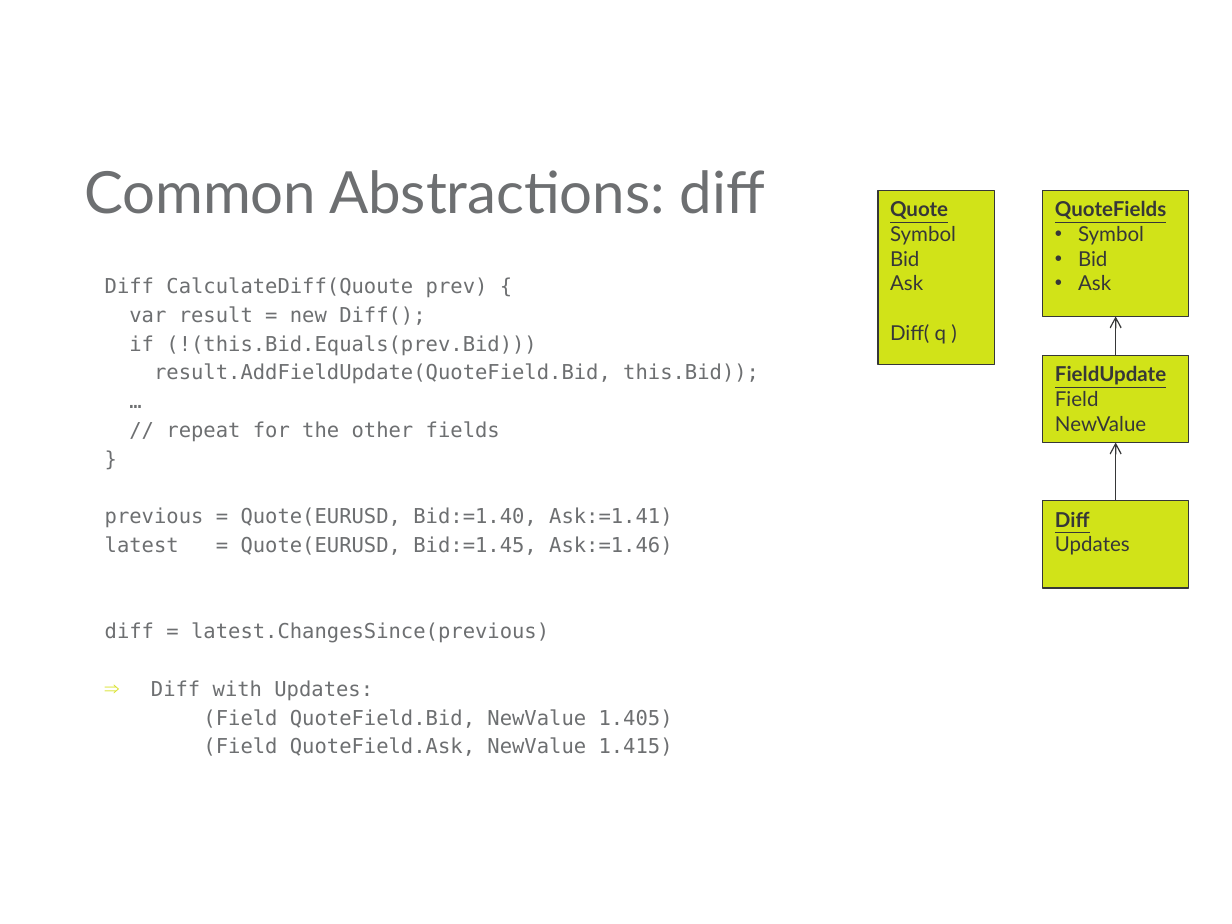
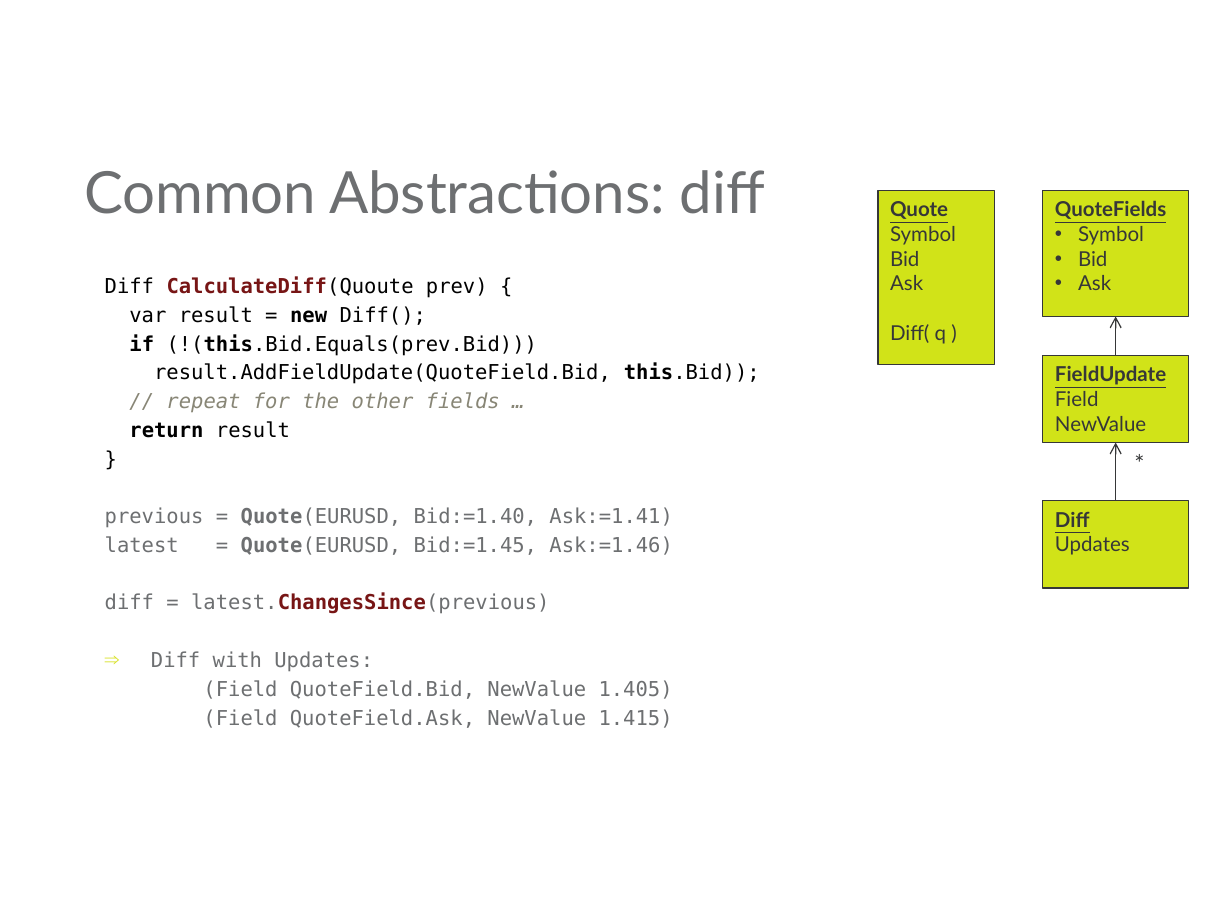
Before and after one commit to mjul/top-10-clojure-ndc-2011, a slide deck: slide 26 of Top Things to Learn From Clojure.pptx (slide 25 before the commit). Drawn at 1232x924 pixels with LibreOffice and Linux fonts; fonts in the diff are those of the drawing; background and template pictures are left out. Boxes give left, top, right and bottom in pixels: in the first picture for what was removed or moved away, otherwise in the second. Text is boxed around its words. In the diff, an @@ line names an element or a change of style, - is before the commit and + after.

Commit message:
Added diff / patch example.

```diff
--- a/Top Things to Learn From Clojure.pptx
+++ b/Top Things to Learn From Clojure.pptx
@@ text at [105,277,760,614]: text colour #6D6F71 to #000000 in "Diff CalculateDiff(Quoute prev) {", "var result = new Diff();", "if (!(this.Bid.Equals(prev.Bid)))", "result.AddFieldUpdate(QuoteField.Bid, this.Bid));" and 1 more places; text colour #6D6F71 to #771515 in "CalculateDiff(Quoute", "latest.ChangesSince(previous)"; bold on in "CalculateDiff(Quoute", "new", "if (!(this.Bid.Equals(prev.Bid)))", "this.Bid));" and 3 more places @@
@@ text at [129,392,500,438]: text changed; text colour #6D6F71 to #888676; italic on @@
-…
-// repeat for the other fields
+// repeat for the other fields …
+return result
@@ text added at [1122,442,1159,484], 14 pt, text #363738 @@
+*
```
Also in this commit, not shown: 2 other slides changed, 1 slide added, 4 other files.
